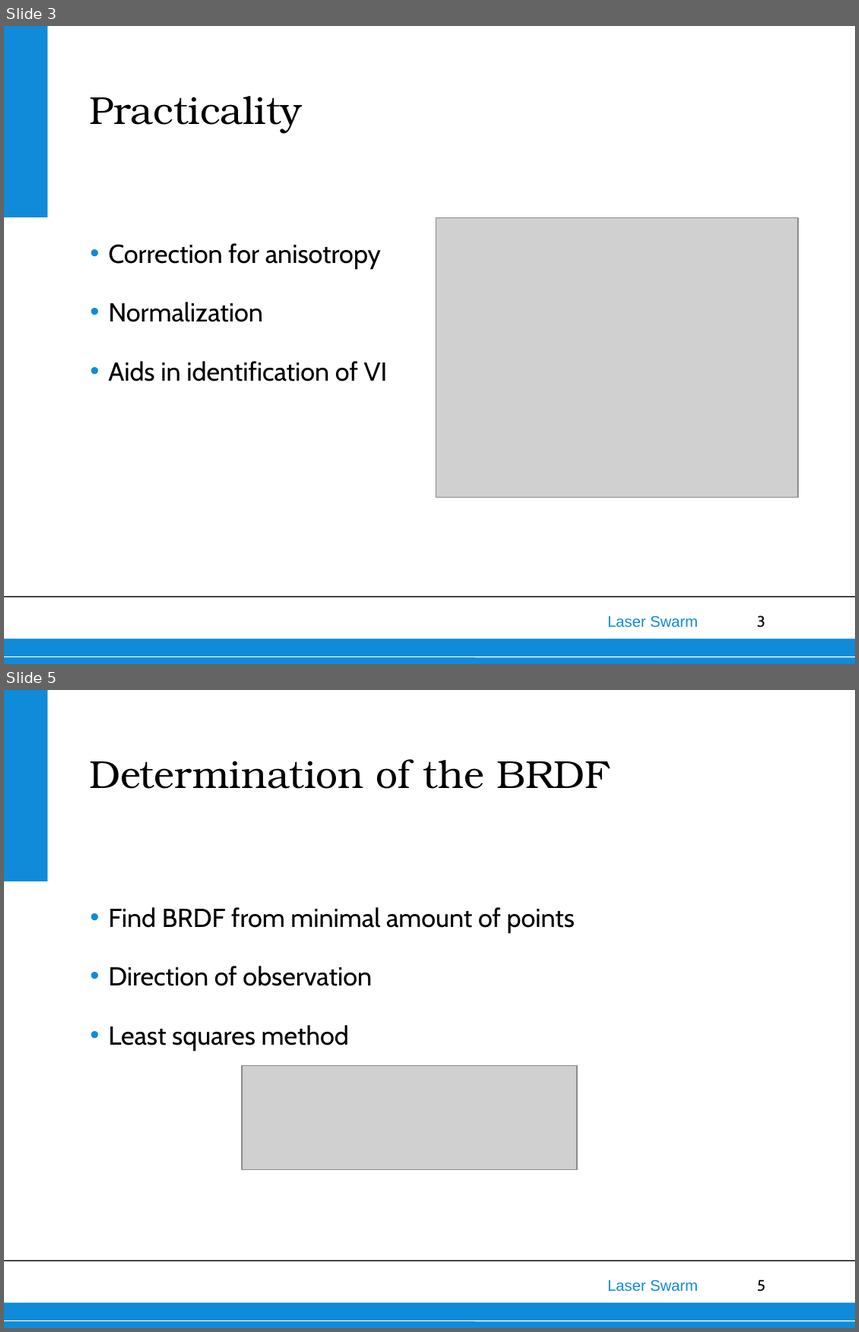
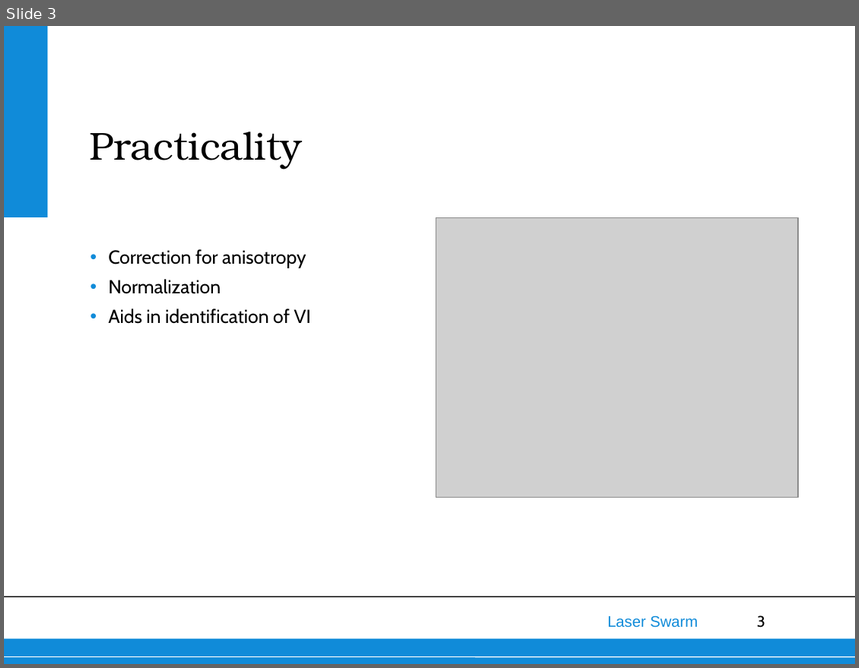
Before and after one commit to thewisenerd/laser-swarm, a slide deck: finalPresentation/subsections/BRDF.ppt. Shown one above the other, each under a label of ours: slides 3 and 5 before the commit, slide 3 after it; the slides between them are not shown. The pictures are 859x1332 and 859x668 pixels, drawn with LibreOffice and Linux fonts; fonts in the diff are those of the drawing; grey boxes stand for pictures; background and template pictures are left out. Boxes give left, top, right and bottom in pixels: in the first picture for what was removed or moved away, otherwise in the second. Text is boxed around its words. In the diff, an @@ line names an element or a change of style, - is before the commit and + after.

```diff
--- a/finalPresentation/subsections/BRDF.ppt
+++ b/finalPresentation/subsections/BRDF.ppt
@@ slide 5 removed at [4, 690, 855, 1328], background #FFFFFF; not listed: 6 template elements that a slide beside it also shows @@
@@ text removed at [89, 759, 610, 789] @@
-Determination of the BRDF
@@ text removed at [108, 907, 576, 1052] @@
-• Find BRDF from minimal amount of points
-• Direction of observation
-• Least squares method
@@ picture removed at [243, 1066, 578, 1170] @@
@@ slide 3 changed as well @@
@@ title "Practicality": place and size @@
-title "Practicality" at [89, 96, 302, 134]
+title "Practicality" at [89, 132, 302, 169]
@@ text "Correction for anisotropy" at [108, 249, 311, 324]: size 22 to 16 pt @@
```
Also in this commit, not shown: 3 other slides changed, 2 slides added, 1 other slide removed.
